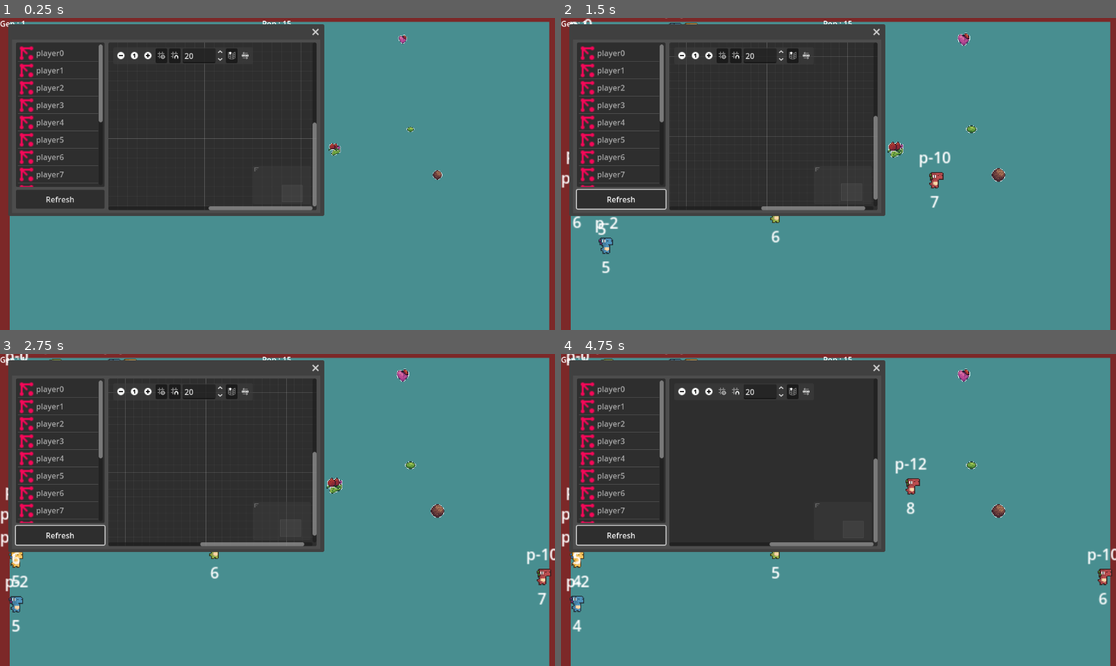
Above: before the commit, frames 1-4 (two rows, left to right).
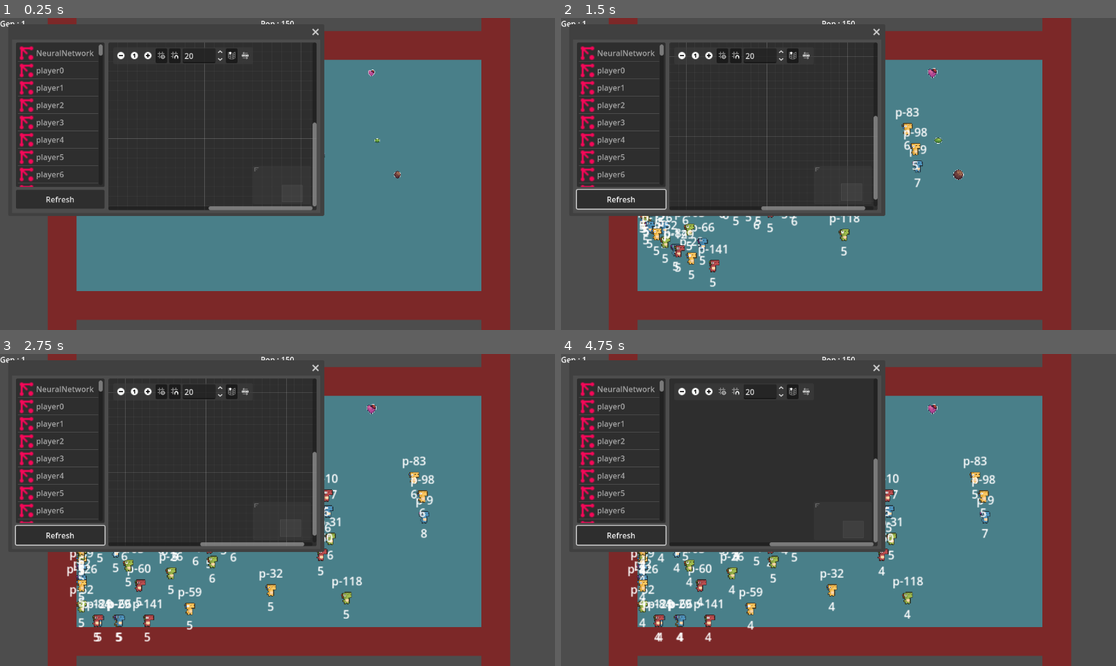
Above: after the commit, the same moments.

Repository: kurtonur/neural-network-gdScrpit
Game: Godot game, scene res://Main.tscn
Two runs of this game, one before a commit and one after it. Both use one fixed random seed, a clock stepped at 60 frames per second and the inputs below.
Inputs (mouse positions are in pixels of both pictures, inside the frame that each line leads up to):
- Up to frame 1 (0.25 s): no input
- Up to frame 2 (1.5 s): click "Refresh" at 0.5 s; click (683, 55) at 1.25 s
- Up to frame 3 (2.75 s): tap Enter at 2 s; move the mouse to (399, 494) at 2.02 s; hold Right (ui_right) from 2.03 s (still down); click (399, 494) at 2.17 s
- Up to frame 4 (4.75 s): release Right (ui_right) at 2.75 s; click (710, 391) at 2.75 s; click (721, 391) at 3.5 s; click (738, 391) at 4.25 s

The runs differ from the first frame. In frame 1, 34% of the frame differs, in the area x 0-100%, y 0-100%; in frame 2, 36%; in frame 3, 36%; in frame 4, 37%.

Commit message:
small test fix

Diff:
--- a/Main.tscn
+++ b/Main.tscn
@@ -1,8 +1,9 @@
-[gd_scene load_steps=5 format=3 uid="uid://yjsaop3bt4u6"]
+[gd_scene load_steps=6 format=3 uid="uid://yjsaop3bt4u6"]
 
 [ext_resource type="PackedScene" uid="uid://d3ht4h0slbhsq" path="res://Trainning/T.tscn" id="2_d1qhq"]
 [ext_resource type="Script" uid="uid://4ntj4joqnful" path="res://World.gd" id="3"]
 [ext_resource type="Script" uid="uid://cn8hekwm40lpq" path="res://addons/neural_network/Scripts/NNDebugger.gd" id="3_74deu"]
+[ext_resource type="PackedScene" uid="uid://s01pvq4k4jfk" path="res://Player/Player.tscn" id="3_cm0pq"]
 
 [sub_resource type="RectangleShape2D" id="RectangleShape2D_pw2b8"]
 size = Vector2(40, 580)
@@ -16,7 +17,8 @@
 [node name="ColorRect" type="ColorRect" parent="World"]
 offset_right = 576.0
 offset_bottom = 328.0
-color = Color(0.27058825, 0.7058824, 0.7176471, 0.6313726)
+color = Color(0.28807688, 0.49621224, 0.5373629, 1)
+metadata/_edit_lock_ = true
 
 [node name="Timer" type="Timer" parent="World"]
 wait_time = 6.0
@@ -24,14 +26,16 @@
 
 [node name="Camera2D" type="Camera2D" parent="World"]
 position = Vector2(290, 162)
-zoom = Vector2(2, 2)
+zoom = Vector2(1.5, 1.5)
 metadata/_edit_lock_ = true
 
 [node name="StaticBody2D" type="StaticBody2D" parent="World"]
+metadata/_edit_lock_ = true
 
 [node name="CollisionShape2D" type="CollisionShape2D" parent="World/StaticBody2D"]
 position = Vector2(-8, 168)
 shape = SubResource("RectangleShape2D_pw2b8")
+metadata/_edit_lock_ = true
 
 [node name="ColorRect" type="ColorRect" parent="World/StaticBody2D/CollisionShape2D"]
 offset_left = -20.0
@@ -44,6 +48,7 @@
 [node name="CollisionShape2D2" type="CollisionShape2D" parent="World/StaticBody2D"]
 position = Vector2(592, 160)
 shape = SubResource("RectangleShape2D_pw2b8")
+metadata/_edit_lock_ = true
 
 [node name="ColorRect" type="ColorRect" parent="World/StaticBody2D/CollisionShape2D2"]
 offset_left = -20.0
@@ -57,6 +62,7 @@
 position = Vector2(288, -16)
 rotation = -1.5707941
 shape = SubResource("RectangleShape2D_pw2b8")
+metadata/_edit_lock_ = true
 
 [node name="ColorRect" type="ColorRect" parent="World/StaticBody2D/CollisionShape2D4"]
 offset_left = -20.0
@@ -64,11 +70,14 @@
 offset_right = 20.0
 offset_bottom = 288.8791
 color = Color(0.4862745, 0.15686275, 0.15686275, 1)
+metadata/_edit_use_anchors_ = true
+metadata/_edit_lock_ = true
 
 [node name="CollisionShape2D5" type="CollisionShape2D" parent="World/StaticBody2D"]
 position = Vector2(296, 344)
 rotation = -1.5707941
 shape = SubResource("RectangleShape2D_pw2b8")
+metadata/_edit_lock_ = true
 
 [node name="ColorRect" type="ColorRect" parent="World/StaticBody2D/CollisionShape2D5"]
 offset_left = -20.0
@@ -78,9 +87,15 @@
 color = Color(0.4862745, 0.15686275, 0.15686275, 1)
 metadata/_edit_lock_ = true
 
+[node name="Player" parent="World" instance=ExtResource("3_cm0pq")]
+process_mode = 4
+visible = false
+position = Vector2(296, 168)
+AIFile = "TestAI"
+
 [node name="T" parent="World" instance=ExtResource("2_d1qhq")]
-population = 15
-saveFile = "name2"
+population = 150
+saveFile = "TestAI"
 
 [node name="NNDebugger" type="Node" parent="."]
 script = ExtResource("3_74deu")
--- a/Player/Player.gd
+++ b/Player/Player.gd
@@ -141,8 +141,7 @@
 	pass
 
 func _on_area_2d_area_entered(area):
-	if food == null:
-		if (area.get_parent() as Food).is_in_group("Food"):
-			self.food = area.get_parent()
-			pass
+	if (area.get_parent() as Food).is_in_group("Food"):
+		self.food = area.get_parent()
+		pass
 	pass
--- a/Player/Player.tscn
+++ b/Player/Player.tscn
@@ -116,6 +116,7 @@
 offset_top = -36.0
 offset_right = 55.0
 offset_bottom = -10.0
+text = "p-1"
 horizontal_alignment = 1
 vertical_alignment = 1
 metadata/_edit_use_anchors_ = true
--- a/Trainning/T.tscn
+++ b/Trainning/T.tscn
@@ -4,7 +4,6 @@
 
 [node name="T" type="Node"]
 script = ExtResource("2")
-saveFile = "NewAITest"
 
 [node name="CanvasLayer" type="CanvasLayer" parent="."]
 
